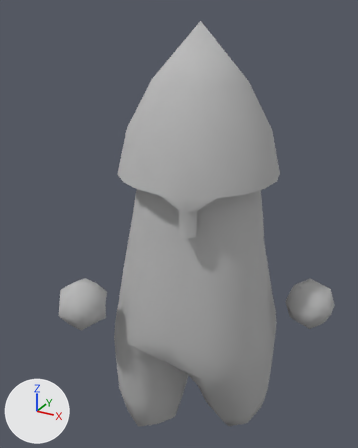
An edit to the Blender file Assets/Models/Units/ModelForAnimating.blend, drawn before and after from the same camera.
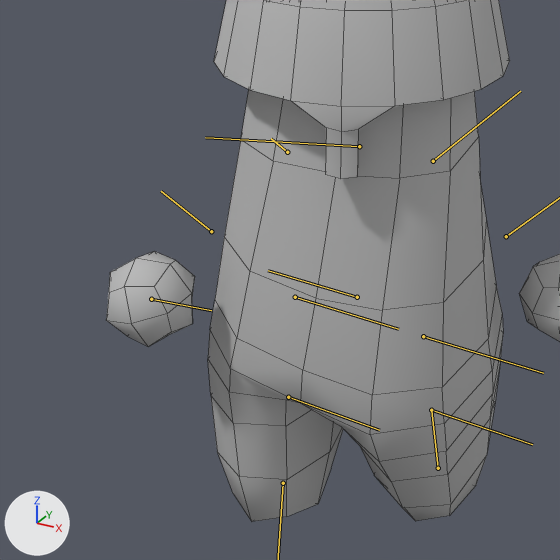
Each version appears first whole from a 50 mm camera at (2.48, -5.21, 5.37) aimed at (-0.09, -0.54, 3.04), and next in a close-up on the part from 0% to 86% of the width and 31% to 100% of the height. Lighting does not change. The marker at lower left points along +X, +Y and +Z. Both versions are drawn at frame 35 of the action 'MagicCast'; the numbers are the values there. The bones that bend it are drawn over the model as lines in the close-ups. The close-ups show mesh edges as thin lines.

Names of what the first close-up shows: 'Body', 'helmet'.
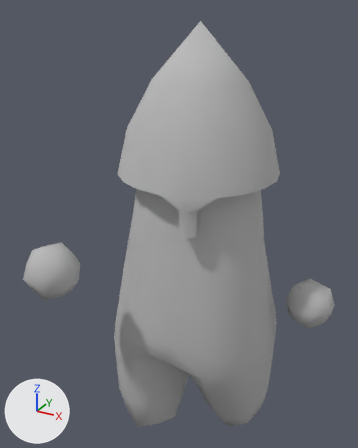
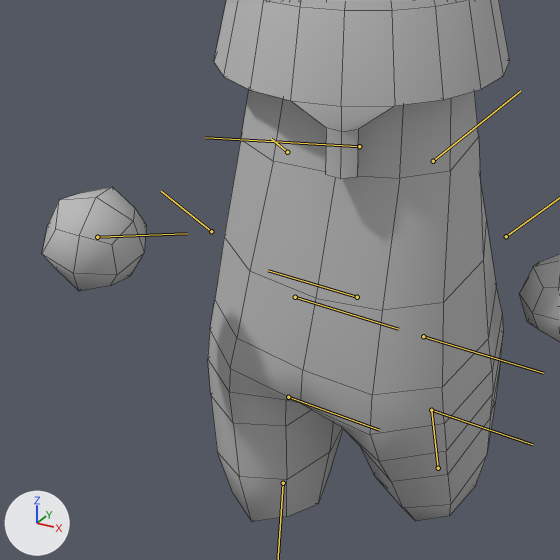
The edits, one by one:
Bone 'RightHand' (bone_righthand) moves from (0.0, 0.0, 0.0) to (-0.016, 0.025, -0.265).
Bone 'RightHand' (bone_righthand) turns from (-17, -31, 100) to (-7, -113, 82) degrees about its own x, y and z.

Changed parts and their boxes [x1, y1, x2, y2] in the close-ups (560 x 560 px):
'Body', posed
    before: [106, 90, 560, 522]
    after: [42, 90, 560, 522]
bone 'RightHand', root to tip
    before: (151, 299) to (211, 310)
    after: (97, 237) to (187, 233)
